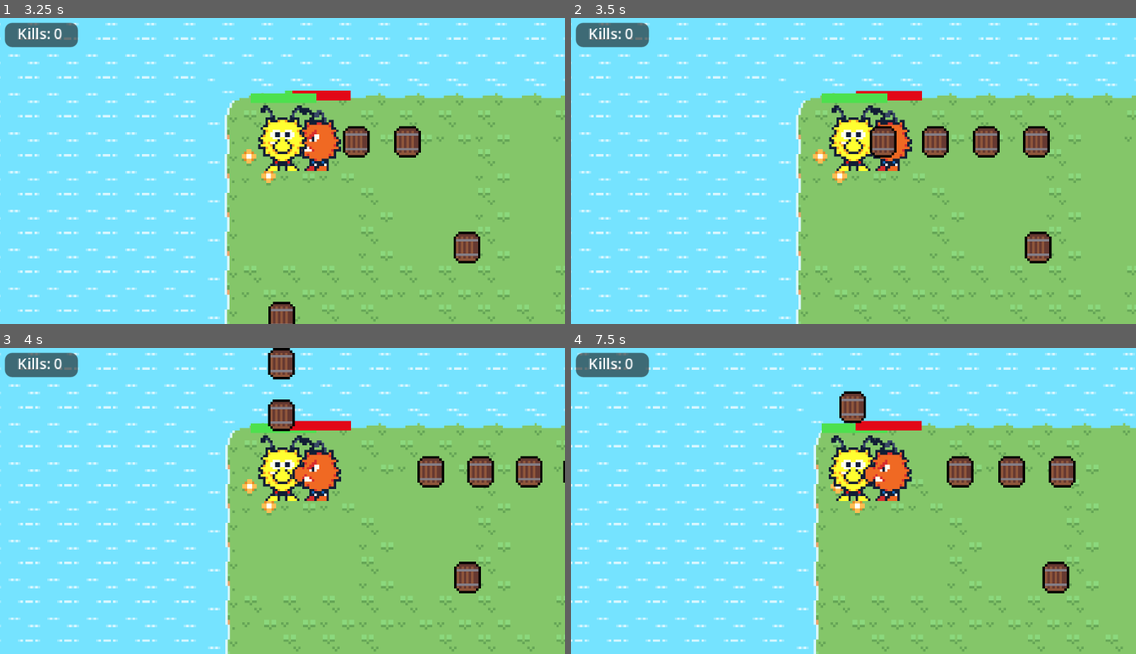
Above: before the commit, frames 1-4 (two rows, left to right).
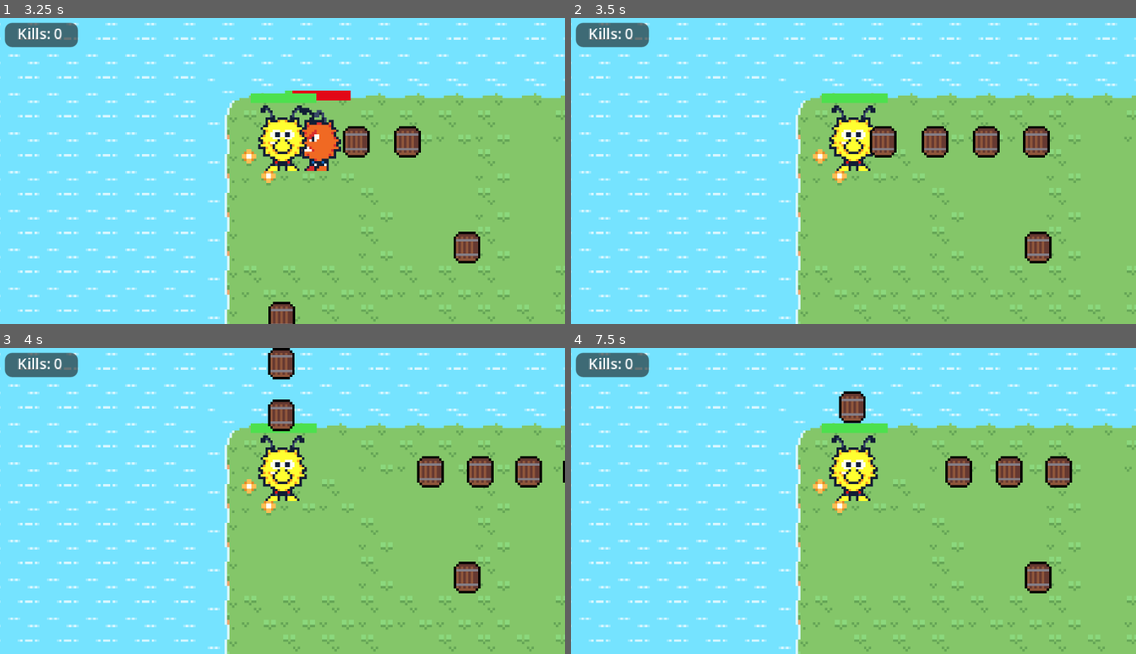
Above: after the commit, the same moments.

Repository: BonnGameDevKurs/gamedevgame
Game: Godot game, scene res://menus/start_menu/start_menu.tscn
Two runs of this game, one before a commit and one after it. Both use one fixed random seed, a clock stepped at 60 frames per second and the inputs below.
Inputs:
- Up to frame 1 (3.25 s): click "START" at 0.5 s; hold Right (fire_right) 1.28-2.03 s; hold Down (fire_down) 2.03-2.78 s; hold Right (fire_right) from 2.78 s (still down)
- Up to frame 2 (3.5 s): keep holding Right (fire_right)
- Up to frame 3 (4 s): release Right (fire_right) at 3.53 s; hold Up (fire_up) from 3.53 s (still down)
- Up to frame 4 (7.5 s): release Up (fire_up) at 4.28 s; hold Left (fire_left) 4.28-5.78 s; hold Down (fire_down) 5.78-6.53 s; hold Right (fire_right) 6.53-7.28 s; hold Up (fire_up) from 7.28 s (still down)

Frame 1 is identical in both runs. In frame 2, 1.4% of the frame differs, in the area x 2-99%, y 1-100%; in frame 3, 2.9%; in frame 4, 15%, in the area x 0-100%, y 1-100%.

Commit message:
add enemy death

Diff:
--- a/characters/enemy/enemy.gd
+++ b/characters/enemy/enemy.gd
@@ -21,6 +21,7 @@
 	$AnimationPlayer.animation_finished.connect(_spawned)
 	$DetectionArea.area_entered.connect(_area_entered_detection_range)
 	$UndetectionArea.area_exited.connect(_area_exited_detection_range)
+	$HurtBox.damamged.connect(_on_damaged)
 
 
 func _physics_process(_delta):
@@ -88,3 +89,8 @@
 	if not area.is_in_group("Player"):
 		return
 	_detected = false
+
+
+func _on_damaged(damage, health):
+	if health <= 0:
+		queue_free()
